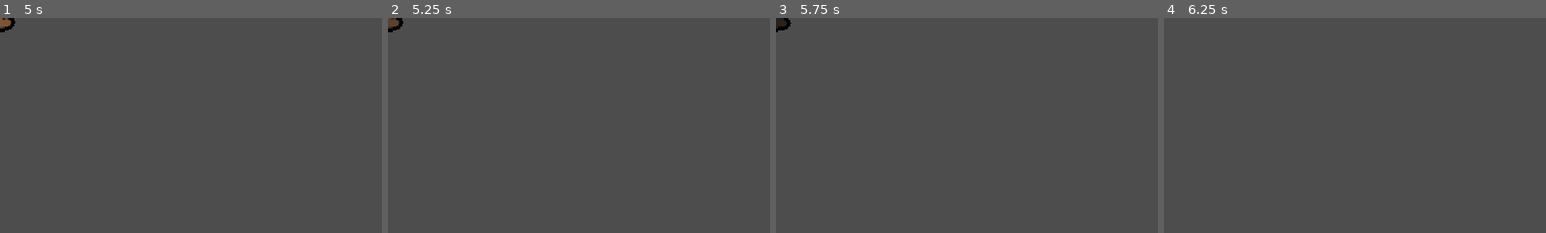
Above: before the commit, frames 1-4 (left to right).
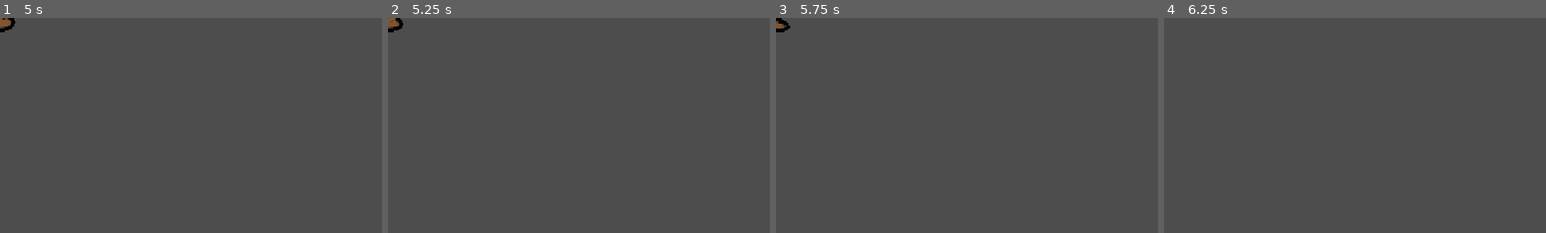
Above: after the commit, the same moments.

Repository: Galitie/tm2
Game: Godot game, scene res://poop.tscn
Two runs of this game, one before a commit and one after it. Both use one fixed random seed, a clock stepped at 60 frames per second and the inputs below. This scene is started directly instead of the project's main scene.
Inputs (mouse positions are % of the whole screen's width and height, from its top left):
- Up to frame 1 (5 s): tap Enter (ui_accept) at 0.5, 0.6, 0.77, 1.07, 1.25, 1.35, 1.52, 1.82, 2, 2.1, 2.75, 2.85, 3.02, 3.32, 3.5, 3.6, 3.77, 4.07, 4.25, 4.35, 4.52, 4.82 s; move the mouse to (72, 45) at 0.52 s; click (72, 45) at 0.67 s; move the mouse to (30, 55) at 1.27 s; click (30, 55) at 1.42 s; move the mouse to (60, 28) at 2.02 s; click (60, 28) at 2.17 s; move the mouse to (45, 70) at 2.77 s; click (45, 70) at 2.92 s; move the mouse to (80, 65) at 3.52 s; click (80, 65) at 3.67 s; move the mouse to (20, 35) at 4.27 s; click (20, 35) at 4.42 s
- Up to frame 2 (5.25 s): move the mouse to (55, 50) at 5.02 s; tap Enter (ui_accept) at 5.1 s; click (55, 50) at 5.17 s
- Up to frame 3 (5.75 s): no input
- Up to frame 4 (6.25 s): move the mouse to (35, 25) at 5.77 s; tap Enter (ui_accept) at 5.85, 6.02 s; click (35, 25) at 5.92 s
The pictures show only the part of the screen within x 0-50%, y 0-50%; the shares and areas given below are measured in that part.

Frame 1 is identical in both runs. In frame 2, 0.1% of the frame differs, in the area x 0-4%, y 0-7%; in frame 3, 0.2%; in frame 4, nothing differs.

Commit message:
Sound effects, bomb animations, depth entity removal on death

Diff:
--- a/StateMachine/hurt.gd
+++ b/StateMachine/hurt.gd
@@ -7,9 +7,6 @@
 	monster.velocity = Vector2.ZERO
 	monster.animation_player.play("hurt")
 
-	monster.root.modulate = Color("ff0e1b")
-	get_tree().create_tween().tween_property(monster.root, "modulate", Color.WHITE, 0.3).set_trans(Tween.TRANS_BOUNCE)
-
 func animation_finished(anim_name: String):
 	if monster.current_hp <= 0:
 		Transitioned.emit("knockedout")
--- a/bomb.gd
+++ b/bomb.gd
@@ -15,9 +15,12 @@
 var distance: float
 
 @onready var monster : Monster
-
+@onready var sprite: AnimatedSprite2D = $CanvasGroup/Sprite2D
+@onready var animation_player: AnimationPlayer = $AnimationPlayer
 
 func _ready():
+	animation_player.play("idle")
+
 	if monster.facing == "right":
 		direction = Vector2(-1, 0)
 		target = position - Vector2(randi_range(50,125),0)
@@ -30,25 +33,25 @@
 	$ExplosionCountdown.wait_time = randf_range(3,5)
 	$ExplosionCountdown.start()
 
+	await get_tree().create_timer(2.5).timeout
+	animation_player.play("freakout")
 
 func _physics_process(delta: float) -> void:
 	var decay = position.distance_to(target) / distance
 	position.x = move_toward(position.x, target.x, speed * delta)
 	rotation += spin_speed * spin_sign * delta * decay
 
-	if exploding:
-		overlapping_areas = $Area2D.get_overlapping_areas()
-		for area in overlapping_areas:
-			if area.name == "hurtbox":
-				queue_free()
-
 func _on_explosion_countdown_timeout():
 	$Area2D/ExplosionHitBox.disabled = false
 	$ExplosionTime.start()
-	$Sprite2D.play("explode")
+	animation_player.play("explode")
 	exploding = true
-
+	$AudioStreamPlayer.play()
 
 func _on_explosion_time_timeout():
+	remove_from_group("DepthEntity")
+	z_index = 50
 	exploding = false
+	visible = false
+	await $AudioStreamPlayer.finished
 	queue_free()
--- a/bomb.tscn
+++ b/bomb.tscn
@@ -1,14 +1,29 @@
-[gd_scene load_steps=6 format=3 uid="uid://gxo3acon6q5t"]
+[gd_scene load_steps=17 format=4 uid="uid://gxo3acon6q5t"]
 
 [ext_resource type="Script" uid="uid://c06lrcrekqq58" path="res://bomb.gd" id="1_4fn8o"]
 [ext_resource type="Texture2D" uid="uid://c137kcvc34wxb" path="res://bomb.png" id="1_573fp"]
-[ext_resource type="Texture2D" uid="uid://p4xsmg6fse3a" path="res://explosion.png" id="3_nfxiy"]
+[ext_resource type="Shader" uid="uid://7bo6dltlcqry" path="res://outline.gdshader" id="2_6w74q"]
+[ext_resource type="Texture2D" uid="uid://deo1bt8d6ho2n" path="res://bomb_glance.png" id="4_apr5j"]
+[ext_resource type="Texture2D" uid="uid://cgrc4jxdyeooy" path="res://bomb_explode.png" id="5_ugjkb"]
+[ext_resource type="Texture2D" uid="uid://crcn1voj1t5mj" path="res://bomb_freakout.png" id="6_r0wls"]
+[ext_resource type="Texture2D" uid="uid://cosnq7cq02bji" path="res://bomb_freakout_flash.png" id="7_a3tha"]
+[ext_resource type="AudioStream" uid="uid://boyc823kxorwi" path="res://sounds/bomb.ogg" id="8_ugjkb"]
+
+[sub_resource type="ShaderMaterial" id="ShaderMaterial_bwkwj"]
+shader = ExtResource("2_6w74q")
+shader_parameter/positions = PackedVector2Array(0, 0, 0, 0, 0, 0, 0, 0, 0, 0, 0, 0, 0, 0, 0, 0, 0, 0, 0, 0)
+shader_parameter/colors = PackedVector4Array(0, 0, 0, 0, 0, 0, 0, 0, 0, 0, 0, 0, 0, 0, 0, 0, 0, 0, 0, 0, 0, 0, 0, 0, 0, 0, 0, 0, 0, 0, 0, 0, 0, 0, 0, 0, 0, 0, 0, 0)
+shader_parameter/line_thickness = 2.5
+shader_parameter/line_color = Color(0, 0, 0, 1)
 
 [sub_resource type="SpriteFrames" id="SpriteFrames_6w74q"]
 animations = [{
 "frames": [{
-"duration": 1.0,
+"duration": 5.0,
 "texture": ExtResource("1_573fp")
+}, {
+"duration": 1.5,
+"texture": ExtResource("4_apr5j")
 }],
 "loop": true,
 "name": &"default",
@@ -16,23 +31,164 @@
 }, {
 "frames": [{
 "duration": 1.0,
-"texture": ExtResource("3_nfxiy")
+"texture": ExtResource("5_ugjkb")
 }],
 "loop": true,
 "name": &"explode",
 "speed": 5.0
+}, {
+"frames": [{
+"duration": 0.4,
+"texture": ExtResource("6_r0wls")
+}, {
+"duration": 0.4,
+"texture": ExtResource("7_a3tha")
+}],
+"loop": true,
+"name": &"freakout",
+"speed": 5.0
 }]
 
 [sub_resource type="CircleShape2D" id="CircleShape2D_4fn8o"]
 radius = 55.0
+
+[sub_resource type="Animation" id="Animation_1g03t"]
+resource_name = "freakout"
+length = 0.08
+loop_mode = 1
+step = 0.01
+tracks/0/type = "value"
+tracks/0/imported = false
+tracks/0/enabled = true
+tracks/0/path = NodePath("CanvasGroup/Sprite2D:animation")
+tracks/0/interp = 1
+tracks/0/loop_wrap = true
+tracks/0/keys = {
+"times": PackedFloat32Array(0),
+"transitions": PackedFloat32Array(1),
+"update": 1,
+"values": [&"freakout"]
+}
+tracks/1/type = "value"
+tracks/1/imported = false
+tracks/1/enabled = true
+tracks/1/path = NodePath("CanvasGroup/Sprite2D:offset")
+tracks/1/interp = 1
+tracks/1/loop_wrap = true
+tracks/1/keys = {
+"times": PackedFloat32Array(0, 0.02, 0.04, 0.06, 0.08),
+"transitions": PackedFloat32Array(1, 1, 1, 1, 1),
+"update": 0,
+"values": [Vector2(-9.77, -10.6), Vector2(-9.77, -9.42), Vector2(-11.1, -11.35), Vector2(-8.525, -13.3), Vector2(-9.575, -11.46)]
+}
+
+[sub_resource type="Animation" id="Animation_pmxwx"]
+length = 0.001
+tracks/0/type = "value"
+tracks/0/imported = false
+tracks/0/enabled = true
+tracks/0/path = NodePath("CanvasGroup/Sprite2D:animation")
+tracks/0/interp = 1
+tracks/0/loop_wrap = true
+tracks/0/keys = {
+"times": PackedFloat32Array(0),
+"transitions": PackedFloat32Array(1),
+"update": 1,
+"values": [&"freakout"]
+}
+tracks/1/type = "value"
+tracks/1/imported = false
+tracks/1/enabled = true
+tracks/1/path = NodePath("CanvasGroup/Sprite2D:offset")
+tracks/1/interp = 1
+tracks/1/loop_wrap = true
+tracks/1/keys = {
+"times": PackedFloat32Array(0),
+"transitions": PackedFloat32Array(1),
+"update": 0,
+"values": [Vector2(-9.77, -10.6)]
+}
+
+[sub_resource type="Animation" id="Animation_3x5no"]
+resource_name = "idle"
+length = 0.5
+loop_mode = 1
+step = 0.1
+tracks/0/type = "value"
+tracks/0/imported = false
+tracks/0/enabled = true
+tracks/0/path = NodePath("CanvasGroup/Sprite2D:animation")
+tracks/0/interp = 1
+tracks/0/loop_wrap = true
+tracks/0/keys = {
+"times": PackedFloat32Array(0),
+"transitions": PackedFloat32Array(1),
+"update": 1,
+"values": [&"default"]
+}
+tracks/1/type = "value"
+tracks/1/imported = false
+tracks/1/enabled = true
+tracks/1/path = NodePath("CanvasGroup/Sprite2D:offset")
+tracks/1/interp = 1
+tracks/1/loop_wrap = true
+tracks/1/keys = {
+"times": PackedFloat32Array(0),
+"transitions": PackedFloat32Array(1),
+"update": 0,
+"values": [Vector2(-9.77, -5.05)]
+}
+
+[sub_resource type="Animation" id="Animation_6vq3x"]
+resource_name = "explode"
+length = 0.04
+loop_mode = 1
+step = 0.01
+tracks/0/type = "value"
+tracks/0/imported = false
+tracks/0/enabled = true
+tracks/0/path = NodePath("CanvasGroup/Sprite2D:animation")
+tracks/0/interp = 1
+tracks/0/loop_wrap = true
+tracks/0/keys = {
+"times": PackedFloat32Array(0),
+"transitions": PackedFloat32Array(1),
+"update": 1,
+"values": [&"explode"]
+}
+tracks/1/type = "value"
+tracks/1/imported = false
+tracks/1/enabled = true
+tracks/1/path = NodePath("CanvasGroup/Sprite2D:offset")
+tracks/1/interp = 1
+tracks/1/loop_wrap = true
+tracks/1/keys = {
+"times": PackedFloat32Array(0, 0.01, 0.02, 0.03, 0.04),
+"transitions": PackedFloat32Array(1, 1, 1, 1, 1),
+"update": 0,
+"values": [Vector2(-2.79, -2.99), Vector2(-5.72, -5.91), Vector2(3.495, -5.845), Vector2(-3.18, 0.61), Vector2(5.2, -6.72)]
+}
+
+[sub_resource type="AnimationLibrary" id="AnimationLibrary_akjo0"]
+_data = {
+&"RESET": SubResource("Animation_pmxwx"),
+&"explode": SubResource("Animation_6vq3x"),
+&"freakout": SubResource("Animation_1g03t"),
+&"idle": SubResource("Animation_3x5no")
+}
 
 [node name="Bomb" type="Node2D" groups=["CleanUp"]]
 z_index = 2
 script = ExtResource("1_4fn8o")
 
-[node name="Sprite2D" type="AnimatedSprite2D" parent="."]
+[node name="CanvasGroup" type="CanvasGroup" parent="."]
+material = SubResource("ShaderMaterial_bwkwj")
+
+[node name="Sprite2D" type="AnimatedSprite2D" parent="CanvasGroup"]
 sprite_frames = SubResource("SpriteFrames_6w74q")
+animation = &"freakout"
 autoplay = "default"
+offset = Vector2(-9.77, -10.6)
 
 [node name="ExplosionCountdown" type="Timer" parent="."]
 wait_time = 5.0
@@ -48,5 +204,13 @@
 wait_time = 0.25
 one_shot = true
 
+[node name="AnimationPlayer" type="AnimationPlayer" parent="."]
+libraries = {
+&"": SubResource("AnimationLibrary_akjo0")
+}
+
+[node name="AudioStreamPlayer" type="AudioStreamPlayer" parent="."]
+stream = ExtResource("8_ugjkb")
+
 [connection signal="timeout" from="ExplosionCountdown" to="." method="_on_explosion_countdown_timeout"]
 [connection signal="timeout" from="ExplosionTime" to="." method="_on_explosion_time_timeout"]
--- a/main.gd
+++ b/main.gd
@@ -153,6 +153,8 @@
 
 
 func count_death(monster: Monster):
+	monster.remove_from_group("DepthEntity")
+	monster.z_index = -1
 	dead_monsters += 1
 	current_knocked_out_monsters.append(monster)
 	if dead_monsters == player_count - 1 || dead_monsters == player_count:
@@ -175,6 +177,8 @@
 		var upgrade_pos = player.get_node("UpgradePos")
 		monster.target_point = upgrade_pos.global_position
 		monster.state_machine.transition_state("upgradestart")
+		if !monster.is_in_group("DepthEntity"):
+			monster.add_to_group("DepthEntity")
 		if player.randomize_upgrade_points:
 			player.upgrade_points = randi_range(1,5)
 		else:
@@ -365,6 +369,7 @@
 
 
 func spawn_poop(monster):
+	monster.play_generic_sound("uid://c2wiqjug8rgf4", -8.0)
 	var poop = preload("uid://b03qji6okxywb").instantiate()
 	poop.add_to_group("DepthEntity")
 	poop.monster = monster
@@ -379,6 +384,7 @@
 
 
 func spawn_bomb(monster):
+	monster.play_generic_sound("uid://c2wiqjug8rgf4", -8.0)
 	var bomb = preload("uid://gxo3acon6q5t").instantiate()
 	bomb.z_index = monster.z_index
 	bomb.monster = monster
--- a/monster.gd
+++ b/monster.gd
@@ -111,8 +111,10 @@
 	if current_hp >= (max_hp / 3.0):
 		hp_bar.add_theme_stylebox_override("fill", max_health_fill_style)
 
+# BUG: Hurt state looping sometimes with 0 damage
 # Hurt logic should be in take_damage_from, not this collision function
 func _on_hurtbox_area_entered(area):
+	var crit: bool = false
 	var attacker: Node
 	attacked = false
 	if area != hitbox:
@@ -122,11 +124,19 @@
 			attacker = area.get_parent().get_parent()
 			match current_state.to_lower():
 				"spikyblock":
+					thorn_effect()
 					if attacker == Monster:
-						attacker.take_damage_from(attacker)
+						attacker.take_damage_from(attacker, true)
 						attacker.state_machine.transition_state("hurt")
+						#TODO: Because of current logic, the attacker is knocked out first,
+						# so they lose the tie in sudden death
+						if Globals.is_sudden_death_mode:
+							attacker.send_flying(attacker)
 					return
 				_:
+					play_generic_sound("uid://cf8aw1xy3pg34")
+					root.modulate = Color("3467ff")
+					get_tree().create_tween().tween_property(root, "modulate", Color.WHITE, 0.6).set_delay(0.3)
 					return
 		if area.is_in_group("Attack"):
 			attacked = true
@@ -134,45 +144,71 @@
 			var attack : String = attacker.state_machine.current_state.name
 			match attack.to_lower():
 				"punch":
-					take_damage_from(attacker)
+					crit = take_damage_from(attacker)
 				"bitelifesteal":
-					take_damage_from(attacker)
+					crit = take_damage_from(attacker)
 					attacker.apply_hp(3)
 			if thorns:
+				thorn_effect()
 				attacker.attacked = true
-				attacker.take_damage_from(self, 1)
+				attacker.take_damage_from(self, true, 1)
 				attacker.state_machine.transition_state("hurt")
-				# Because of current logic, the attacker is knocked out first, so they lose
-				# the tie in sudden death
+				attacker.hit_effect()
+				# Here too
 				if Globals.is_sudden_death_mode:
 					attacker.send_flying(attacker)
+			else:
+				hit_effect(crit)
 			state_machine.transition_state("hurt")
 		if area.is_in_group("Projectile") and area.owner.monster != self:
 			attacked = true
 			attacker = area.owner.emitter
-			take_damage_from(attacker)
+			take_damage_from(attacker, true)
 			state_machine.transition_state("hurt")
+			hit_effect()
 		if area.is_in_group("Bomb"):
 			attacked = true
 			attacker = area.owner
-			take_damage_from(attacker)
+			take_damage_from(attacker, true)
 			state_machine.transition_state("hurt")
+			hit_effect()
 
 	if attacked && Globals.is_sudden_death_mode:
 		send_flying(attacker)
 
+func play_generic_sound(uid: String, volume_db: float = 0.0) -> void:
+	audio_player.stream = load(uid)
+	audio_player.pitch_scale = randf_range(0.8, 1.2)
+	audio_player.volume_db = volume_db
+	audio_player.play()
+	await audio_player.finished
+	audio_player.pitch_scale = 1.0
+
+func thorn_effect() -> void:
+	play_generic_sound("uid://can2y656sbycd", -5.0)
+	root.modulate = Color("6bff7d")
+	get_tree().create_tween().tween_property(root, "modulate", Color.WHITE, 0.6).set_delay(0.3)
+
+func hit_effect(crit: bool = false) -> void:
+	if crit:
+		play_generic_sound("uid://dfjgpdho3lcvd", -5.0)
+	else:
+		play_generic_sound("uid://djhtlpq02uk4n", -5.0)
+	root.modulate = Color("ff0e1b")
+	get_tree().create_tween().tween_property(root, "modulate", Color.WHITE, 0.3).set_trans(Tween.TRANS_BOUNCE)
 
 func send_flying(attacker: Node) -> void:
 	sent_flying = true
 	state_machine.transition_state("knockedout")
+	audio_player.stream = load("uid://dfjgpdho3lcvd")
 	audio_player.play()
 
 	knockback = (global_position - attacker.global_position).normalized().x
 	Globals.game.freeze_frame(self)
 
-func take_damage_from(enemy, override_damage: int = 0):
+func take_damage_from(enemy, no_crit: bool = false, override_damage: int = 0) -> bool:
 	var critted = roll_crit()
-	var crit_text = " CRIT" if critted else ""
+	var crit_text = " CRIT" if critted && !no_crit else ""
 	var random_modifier : int = randi_range(0,3)
 	var damage : int = round(enemy.base_damage * (enemy.crit_multiplier if critted else 1.0) * enemy.damage_dealt_mult) + random_modifier
 	if override_damage:
@@ -184,6 +220,7 @@
 	$Damage.text = str(damage) + crit_text
 	animation_player_damage.play("damage")
 	check_low_hp()
+	return critted && !no_crit
 
 
 func check_low_hp():
--- a/poop.gd
+++ b/poop.gd
@@ -49,7 +49,7 @@
 
 		if monster.current_hp <= 0:
 			is_a_summon = false
-			queue_free()
+			_on_lifetime_timeout()
 
 		poop_shoot_timer += delta
 		if poop_shoot_timer >= poop_shoot_interval:
@@ -82,6 +82,5 @@
 
 
 func _on_lifetime_timeout():
-	var transparent: Color = Color(modulate.r, modulate.g, modulate.b, 0.0)
-	await get_tree().create_tween().tween_property(self, "modulate", transparent, 1.0).finished
+	await get_tree().create_tween().tween_property(sprite, "scale", Vector2(1.0, 0.0), 1.0).finished
 	queue_free()
Binary file changed: bomb.png
Binary file added: bomb_explode.png
Not shown, added: bomb_explode.png.import
Binary file added: bomb_freakout.png
Not shown, added: bomb_freakout.png.import
Binary file added: bomb_freakout_flash.png
Not shown, added: bomb_freakout_flash.png.import
Binary file added: bomb_glance.png
Not shown, added: bomb_glance.png.import
Not shown, added: sounds/block.ogg.import
Not shown, added: sounds/bomb.ogg.import
Not shown, added: sounds/hit.ogg.import
(and 8 more such lines)
